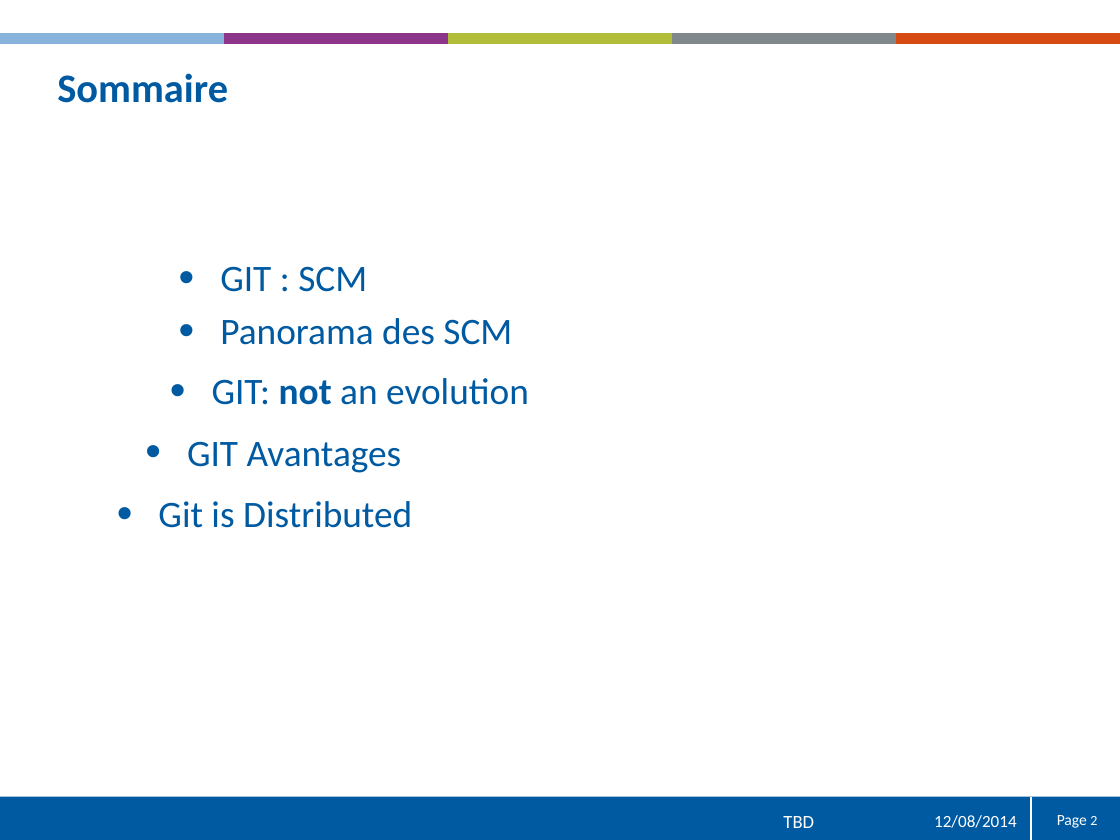
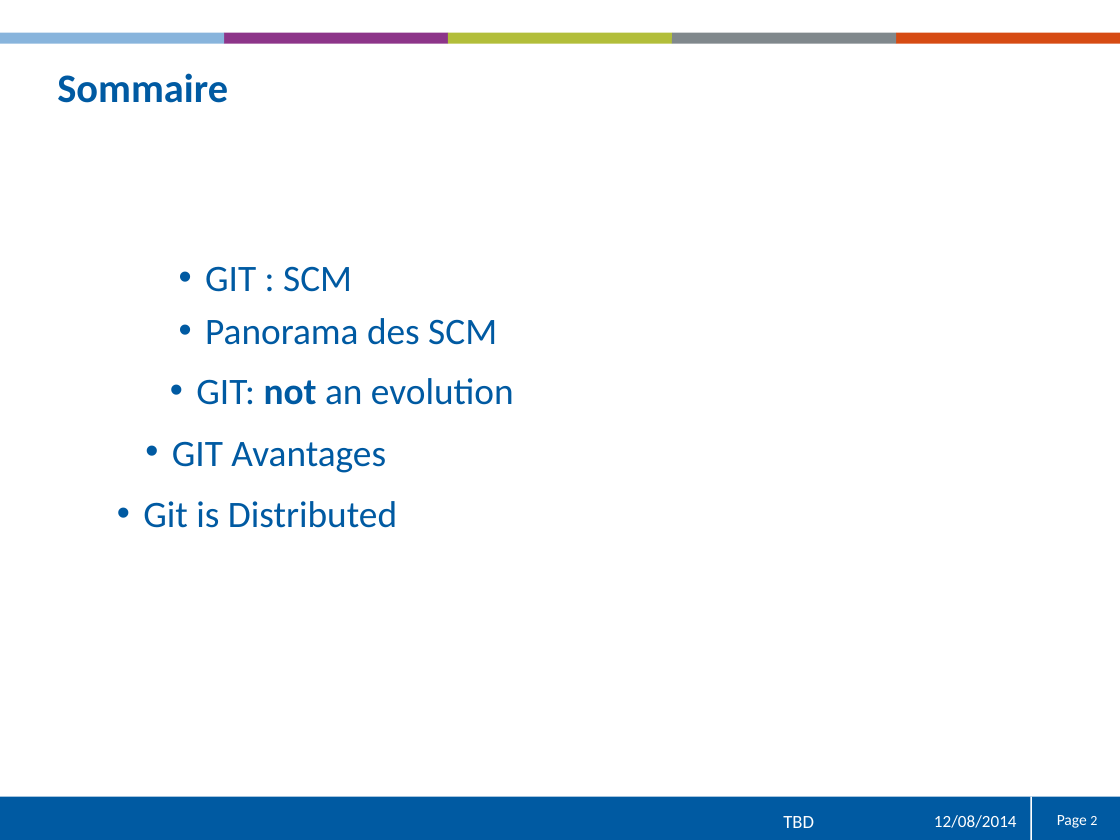
Before and after one commit to tpaskap/GITDOC, a slide deck: slide 2 of ppt/FR_Formation_GIT.pptx. Drawn at 1120x840 pixels with LibreOffice and Linux fonts; fonts in the diff are those of the drawing; background and template pictures are left out. Boxes give left, top, right and bottom in pixels: in the first picture for what was removed or moved away, otherwise in the second. Text is boxed around its words. In the diff, an @@ line names an element or a change of style, - is before the commit and + after.

```diff
--- a/ppt/FR_Formation_GIT.pptx
+++ b/ppt/FR_Formation_GIT.pptx
@@ indent changed; less space between paragraphs in 5 elements at [143, 501, 397, 528], [172, 441, 386, 473], [205, 266, 352, 292], [205, 318, 497, 345], [196, 378, 514, 405] @@
```
Also in this commit, not shown: 12 other slides changed, 4 slides added, 5 slides removed.
